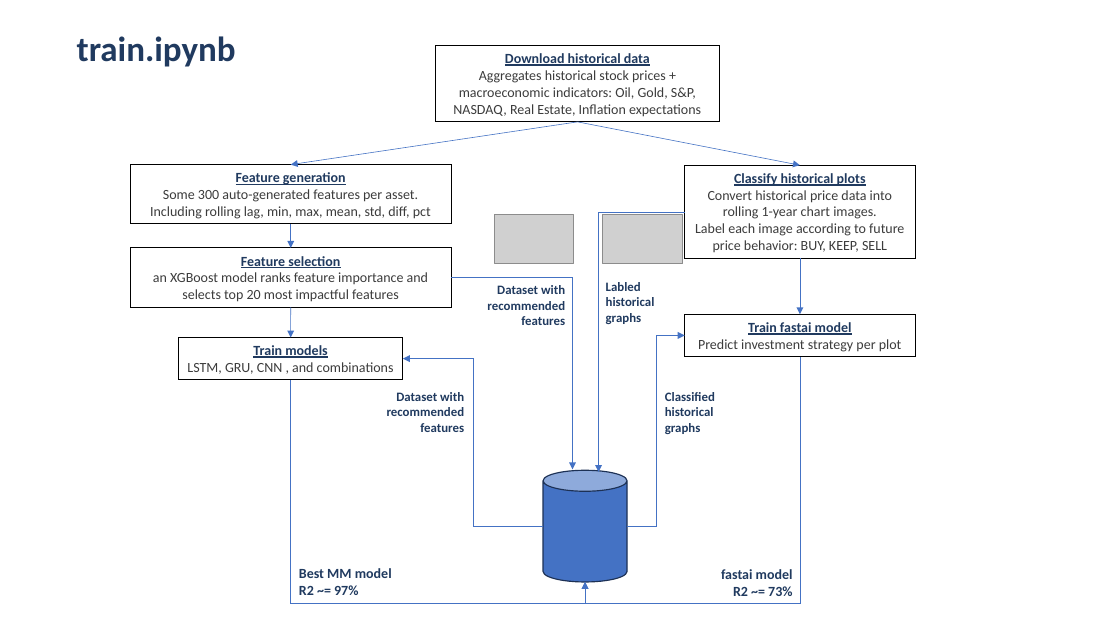
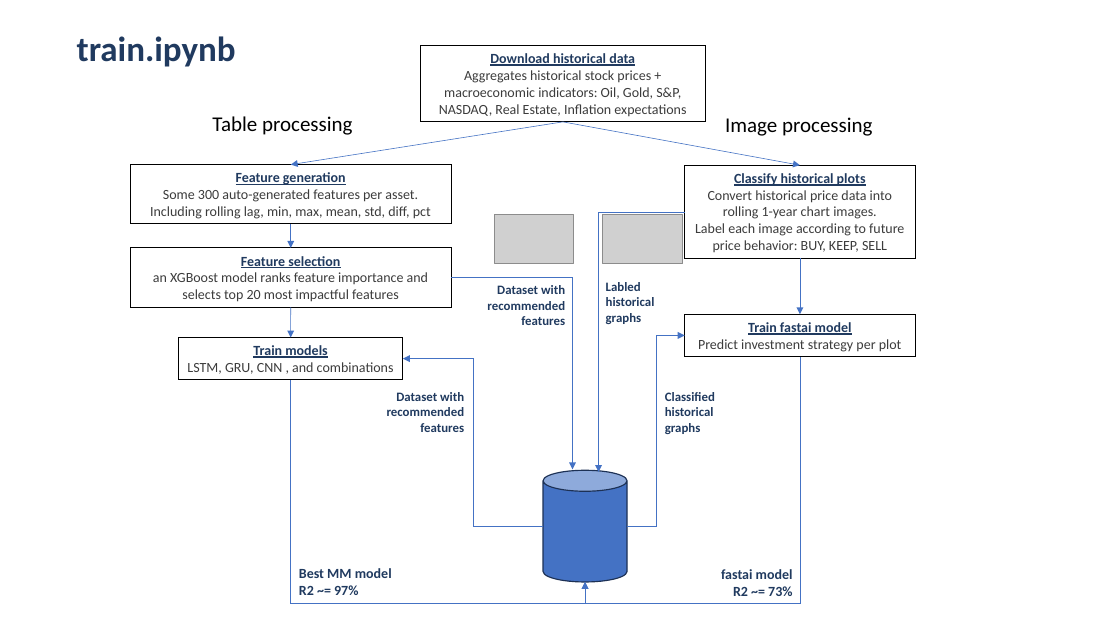
Before and after one commit to GuyRayOv/Stocks, a slide deck: slide 4 of data/Project Slides.pptx (slide 5 before the commit). Drawn at 1120x630 pixels with LibreOffice and Linux fonts; fonts in the diff are those of the drawing; grey boxes stand for pictures. Boxes give left, top, right and bottom in pixels: in the first picture for what was removed or moved away, otherwise in the second. Text is boxed around its words. In the diff, an @@ line names an element or a change of style, - is before the commit and + after.

```diff
--- a/data/Project Slides.pptx
+++ b/data/Project Slides.pptx
@@ rectangle "Download historical data" moved from (x1=435, y1=45, x2=720, y2=122) to (x1=421, y1=45, x2=706, y2=122) @@
@@ text added at (x1=212, y1=116, x2=352, y2=135), 18 pt, text #000000 @@
+Table processing
@@ text added at (x1=725, y1=117, x2=872, y2=136), 18 pt, text #000000 @@
+Image processing
@@ arrow moved from (578, 122) - (291, 165) to (563, 122) - (291, 165) @@
@@ arrow moved from (578, 122) - (800, 166) to (563, 122) - (800, 166) @@
```
Also in this commit, not shown: 1 other slide changed, 1 slide removed.
